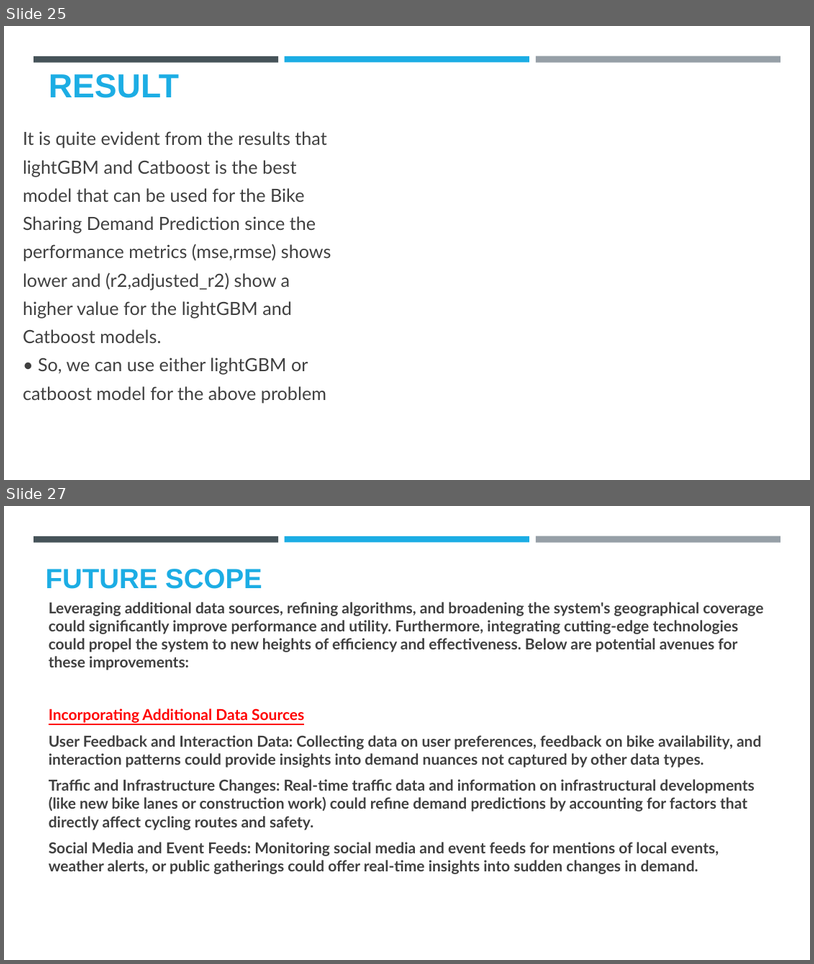
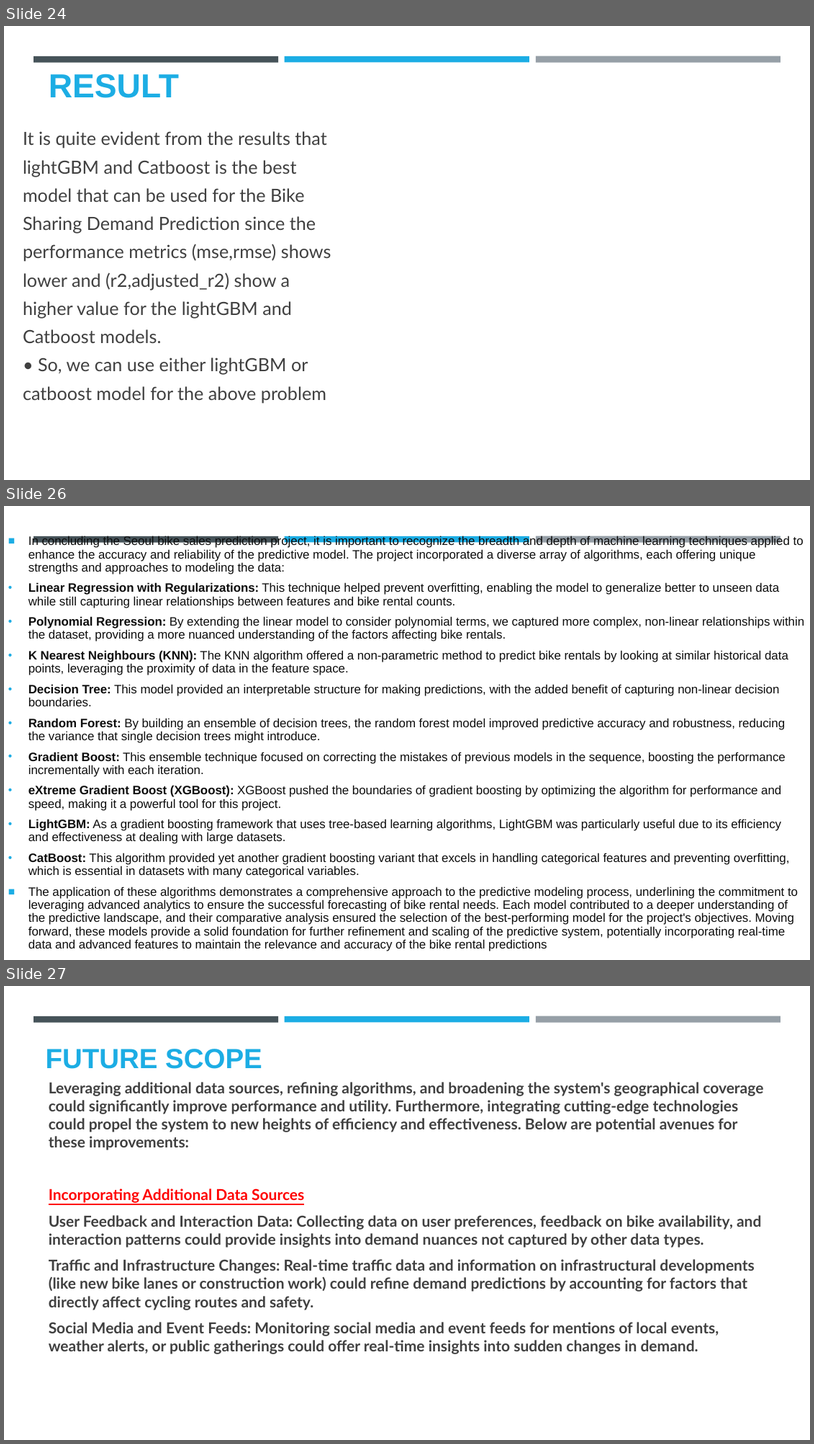
Before and after one commit to harshu722/Edunet-Seoul-bike-sharing-prediction, a slide deck: BikeSeaoul.pptx. Shown one above the other, each under a label of ours: slides 25 and 27 before the commit, slides 24, 26 and 27 after it; the slides between them are not shown. The pictures are 814x964 and 814x1444 pixels, drawn with LibreOffice and Linux fonts; fonts in the diff are those of the drawing; background and template pictures are left out. Boxes give left, top, right and bottom in pixels: in the first picture for what was removed or moved away, otherwise in the second. Text is boxed around its words. In the diff, an @@ line names an element or a change of style, - is before the commit and + after.

```diff
--- a/BikeSeaoul.pptx
+++ b/BikeSeaoul.pptx
@@ slide 26 added at <box>4,506,810,960</box>, background #FFFFFF; not listed: 3 template elements that a slide beside it also shows @@
@@ text added at <box>28,536,805,951</box>, 14.4 pt, text #0D0D0D @@
+■ In concluding the Seoul bike sales prediction project, it is important to recognize the breadth and depth of machine learning techniques applied to enhance the accuracy and reliability of the predictive model. The project incorporated a diverse array of algorithms, each offering unique strengths and approaches to modeling the data:
+• Linear Regression with Regularizations: This technique helped prevent overfitting, enabling the model to generalize better to unseen data while still capturing linear relationships between features and bike rental counts.
+• Polynomial Regression: By extending the linear model to consider polynomial terms, we captured more complex, non-linear relationships within the dataset, providing a more nuanced understanding of the factors affecting bike rentals.
+• K Nearest Neighbours (KNN): The KNN algorithm offered a non-parametric method to predict bike rentals by looking at similar historical data points, leveraging the proximity of data in the feature space.
+• Decision Tree: This model provided an interpretable structure for making predictions, with the added benefit of capturing non-linear decision boundaries.
+• Random Forest: By building an ensemble of decision trees, the random forest model improved predictive accuracy and robustness, reducing the variance that single decision trees might introduce.
+• Gradient Boost: This ensemble technique focused on correcting the mistakes of previous models in the sequence, boosting the performance incrementally with each iteration.
+• eXtreme Gradient Boost (XGBoost): XGBoost pushed the boundaries of gradient boosting by optimizing the algorithm for performance and speed, making it a powerful tool for this project.
+• LightGBM: As a gradient boosting framework that uses tree-based learning algorithms, LightGBM was particularly useful due to its efficiency and effectiveness at dealing with large datasets.
+• CatBoost: This algorithm provided yet another gradient boosting variant that excels in handling categorical features and preventing overfitting, which is essential in datasets with many categorical variables.
+■ The application of these algorithms demonstrates a comprehensive approach to the predictive modeling process, underlining the commitment to leveraging advanced analytics to ensure the successful forecasting of bike rental needs. Each model contributed to a deeper understanding of the predictive landscape, and their comparative analysis ensured the selection of the best-performing model for the project's objectives. Moving forward, these models provide a solid foundation for further refinement and scaling of the predictive system, potentially incorporating real-time data and advanced features to maintain the relevance and accuracy of the bike rental predictions
@@ what was slide 25 is now slide 24 @@
```
Also in this commit, not shown: 5 slides changed, 1 other slide added, 2 slides removed.
